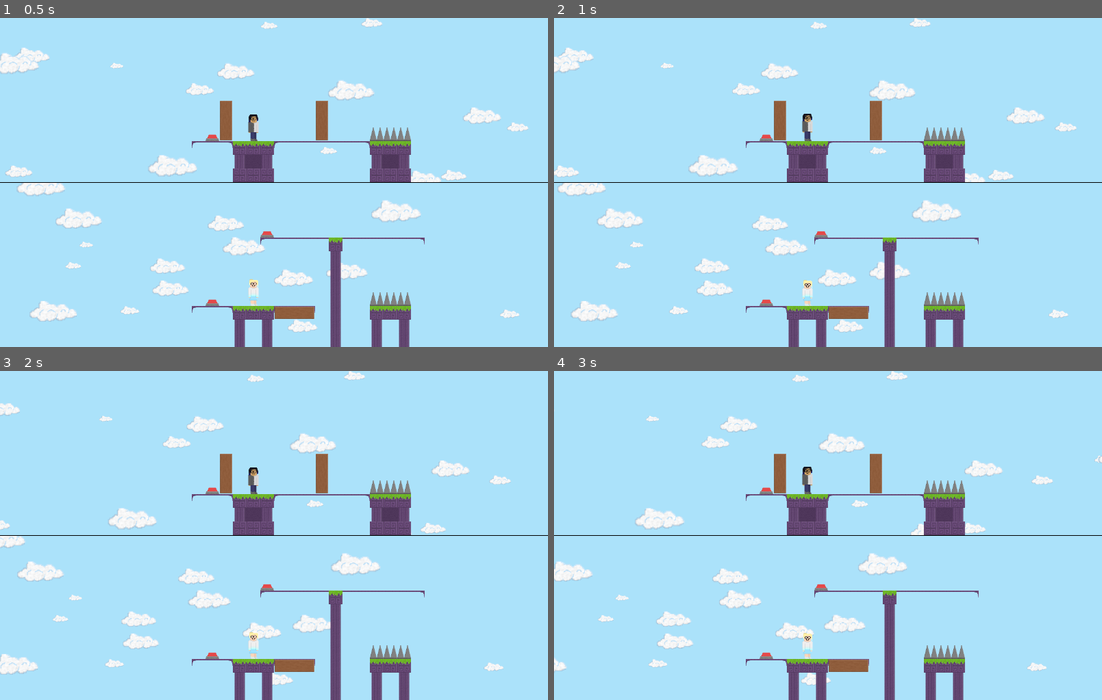
Above: before the commit, frames 1-4 (two rows, left to right).
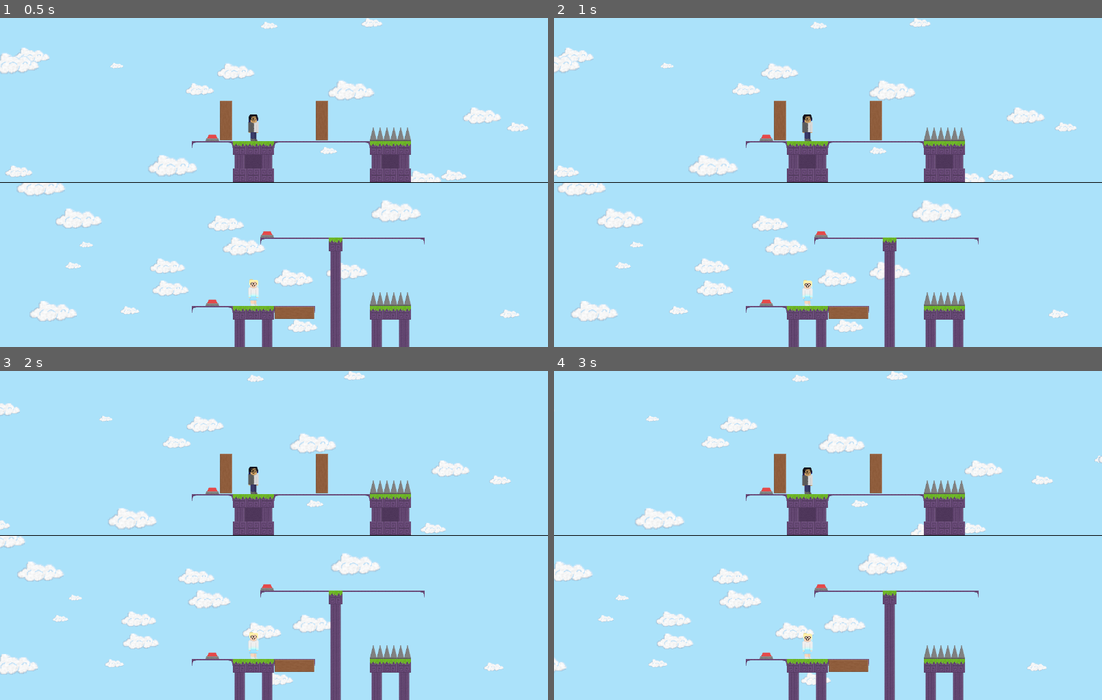
Above: after the commit, the same moments.

Repository: RubeculaBee/No-Matter-The-Distance
Game: Godot game, scene res://scenes/game.tscn
Two runs of this game, one before a commit and one after it. Both use one fixed random seed, a clock stepped at 60 frames per second and the inputs below.
Inputs:
- Up to frame 1 (0.5 s): no input
- Up to frame 2 (1 s): tap Down (p2_down) at 0.6 s
- Up to frame 3 (2 s): tap Down (p2_down) at 1.35 s
- Up to frame 4 (3 s): hold S (p1_down) 2.03-2.78 s; tap Down (p2_down) at 2.1, 2.85 s

Frame 1 is identical in both runs. In frame 2, less than 0.1% of the frame differs, in the area x 45-48%, y 29-35%; in frame 3, less than 0.1%; in frame 4, less than 0.1%.

Commit message:
Imported player death and heartbreak animations

Diff:
--- a/resources/sprite frames/player_1.tres
+++ b/resources/sprite frames/player_1.tres
@@ -1,10 +1,13 @@
-[gd_resource type="SpriteFrames" load_steps=6 format=3 uid="uid://blbv5lhxqvm5f"]
+[gd_resource type="SpriteFrames" load_steps=9 format=3 uid="uid://blbv5lhxqvm5f"]
 
 [ext_resource type="Texture2D" uid="uid://bm46j0qlrt0hu" path="res://resources/sprites/player_1/player_1_idle_1.png" id="1_1124d"]
 [ext_resource type="Texture2D" uid="uid://dofa3xgw06mi0" path="res://resources/sprites/player_1/player_1_walk_1.png" id="2_4esdv"]
 [ext_resource type="Texture2D" uid="uid://bptwcmw8oveid" path="res://resources/sprites/player_1/player_1_idle_2.png" id="2_if31m"]
 [ext_resource type="Texture2D" uid="uid://cqc47x27c8122" path="res://resources/sprites/player_1/player_1_jump.png" id="2_w1ef7"]
+[ext_resource type="Texture2D" uid="uid://b4w40o6ddam8g" path="res://resources/sprites/player_1/player_1_die_1.png" id="3_u4gnw"]
 [ext_resource type="Texture2D" uid="uid://b5wbrngcni121" path="res://resources/sprites/player_1/player_1_walk_2.png" id="3_w1ef7"]
+[ext_resource type="Texture2D" uid="uid://ww736vag0j7f" path="res://resources/sprites/player_1/player_1_die_2.png" id="4_b5dh3"]
+[ext_resource type="Texture2D" uid="uid://fedfgbfk705s" path="res://resources/sprites/player_1/player_1_heartbreak.png" id="5_ejpxo"]
 
 [resource]
 animations = [{
@@ -18,6 +21,25 @@
 "loop": true,
 "name": &"default",
 "speed": 1.0
+}, {
+"frames": [{
+"duration": 1.0,
+"texture": ExtResource("3_u4gnw")
+}, {
+"duration": 1.0,
+"texture": ExtResource("4_b5dh3")
+}],
+"loop": true,
+"name": &"die",
+"speed": 3.0
+}, {
+"frames": [{
+"duration": 1.0,
+"texture": ExtResource("5_ejpxo")
+}],
+"loop": true,
+"name": &"heartbreak",
+"speed": 5.0
 }, {
 "frames": [{
 "duration": 1.0,
--- a/resources/sprite frames/player_2.tres
+++ b/resources/sprite frames/player_2.tres
@@ -1,10 +1,13 @@
-[gd_resource type="SpriteFrames" load_steps=6 format=3 uid="uid://dbtl2wtp6ehn"]
+[gd_resource type="SpriteFrames" load_steps=9 format=3 uid="uid://dbtl2wtp6ehn"]
 
 [ext_resource type="Texture2D" uid="uid://xxdpslwtrxyr" path="res://resources/sprites/player_2/player_2_idle_1.png" id="1_mdvc6"]
 [ext_resource type="Texture2D" uid="uid://tox7yaybehhi" path="res://resources/sprites/player_2/player_2_idle_2.png" id="2_w0sib"]
 [ext_resource type="Texture2D" uid="uid://cmysfdaj31fg0" path="res://resources/sprites/player_2/player_2_jump.png" id="3_b1n81"]
+[ext_resource type="Texture2D" uid="uid://tva77c4ht8xw" path="res://resources/sprites/player_2/player_2_die_1.png" id="3_n0enh"]
+[ext_resource type="Texture2D" uid="uid://cnatkqw8igsjq" path="res://resources/sprites/player_2/player_2_die_2.png" id="4_dhu05"]
 [ext_resource type="Texture2D" uid="uid://7ct6e508xli" path="res://resources/sprites/player_2/player_2_walk_1.png" id="4_n0enh"]
 [ext_resource type="Texture2D" uid="uid://nre2mf6w0q0n" path="res://resources/sprites/player_2/player_2_walk_2.png" id="5_dhu05"]
+[ext_resource type="Texture2D" uid="uid://c2akc5limm5ao" path="res://resources/sprites/player_2/player_2_heartbreak.png" id="5_eoopw"]
 
 [resource]
 animations = [{
@@ -18,6 +21,25 @@
 "loop": true,
 "name": &"default",
 "speed": 1.0
+}, {
+"frames": [{
+"duration": 1.0,
+"texture": ExtResource("3_n0enh")
+}, {
+"duration": 1.0,
+"texture": ExtResource("4_dhu05")
+}],
+"loop": true,
+"name": &"die",
+"speed": 3.0
+}, {
+"frames": [{
+"duration": 1.0,
+"texture": ExtResource("5_eoopw")
+}],
+"loop": true,
+"name": &"heartbreak",
+"speed": 5.0
 }, {
 "frames": [{
 "duration": 1.0,
--- a/scenes/game objects/player_1.tscn
+++ b/scenes/game objects/player_1.tscn
@@ -13,7 +13,6 @@
 
 [node name="AnimatedSprite2D" type="AnimatedSprite2D" parent="."]
 sprite_frames = ExtResource("2_q5utg")
-frame_progress = 0.254212
 
 [node name="CollisionShape2D" type="CollisionShape2D" parent="."]
 position = Vector2(0, 1)
--- a/scenes/game objects/player_2.tscn
+++ b/scenes/game objects/player_2.tscn
@@ -13,7 +13,7 @@
 
 [node name="AnimatedSprite2D" type="AnimatedSprite2D" parent="."]
 sprite_frames = ExtResource("2_r33hl")
-frame_progress = 0.135381
+frame_progress = 0.511565
 
 [node name="CollisionShape2D" type="CollisionShape2D" parent="."]
 position = Vector2(0, 1)
Binary file added: resources/sprites/player_1/player_1_die_1.png
Not shown, added: resources/sprites/player_1/player_1_die_1.png.import
Binary file added: resources/sprites/player_1/player_1_die_2.png
Not shown, added: resources/sprites/player_1/player_1_die_2.png.import
Binary file added: resources/sprites/player_1/player_1_heartbreak.png
Not shown, added: resources/sprites/player_1/player_1_heartbreak.png.import
Binary file added: resources/sprites/player_2/player_2_die_1.png
Not shown, added: resources/sprites/player_2/player_2_die_1.png.import
Binary file added: resources/sprites/player_2/player_2_die_2.png
Not shown, added: resources/sprites/player_2/player_2_die_2.png.import
Binary file added: resources/sprites/player_2/player_2_heartbreak.png
Not shown, added: resources/sprites/player_2/player_2_heartbreak.png.import
